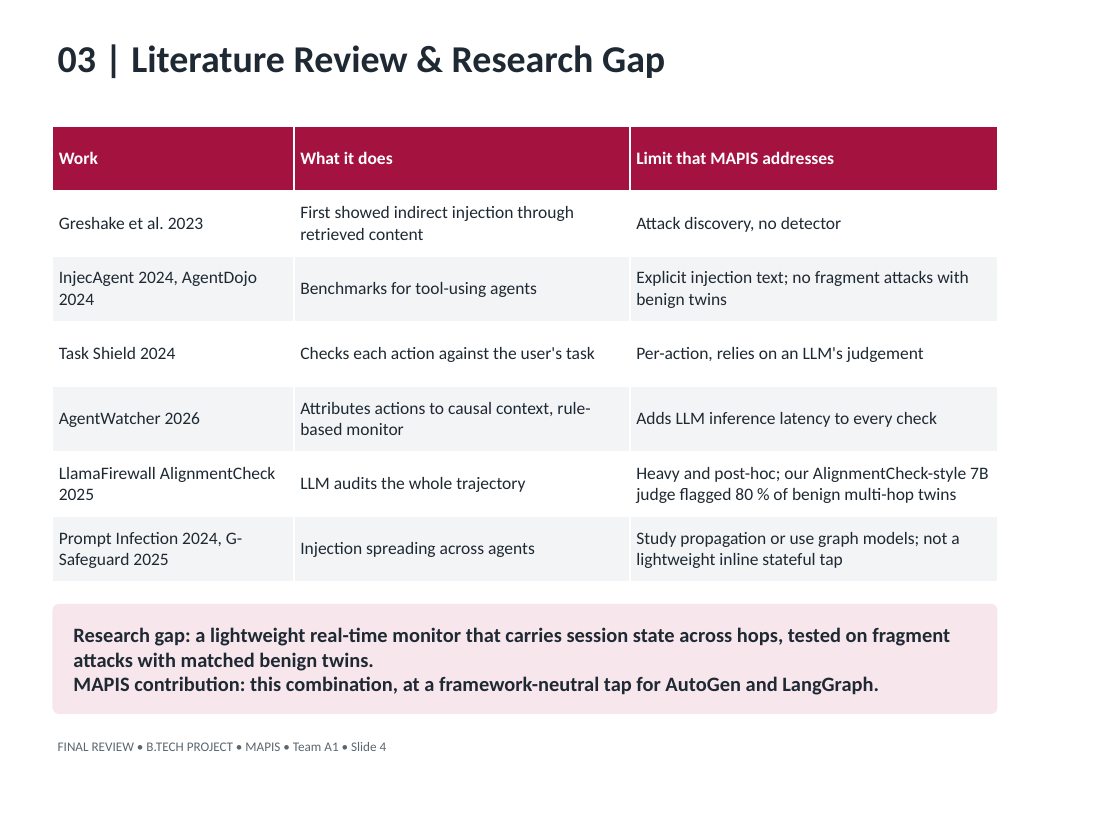
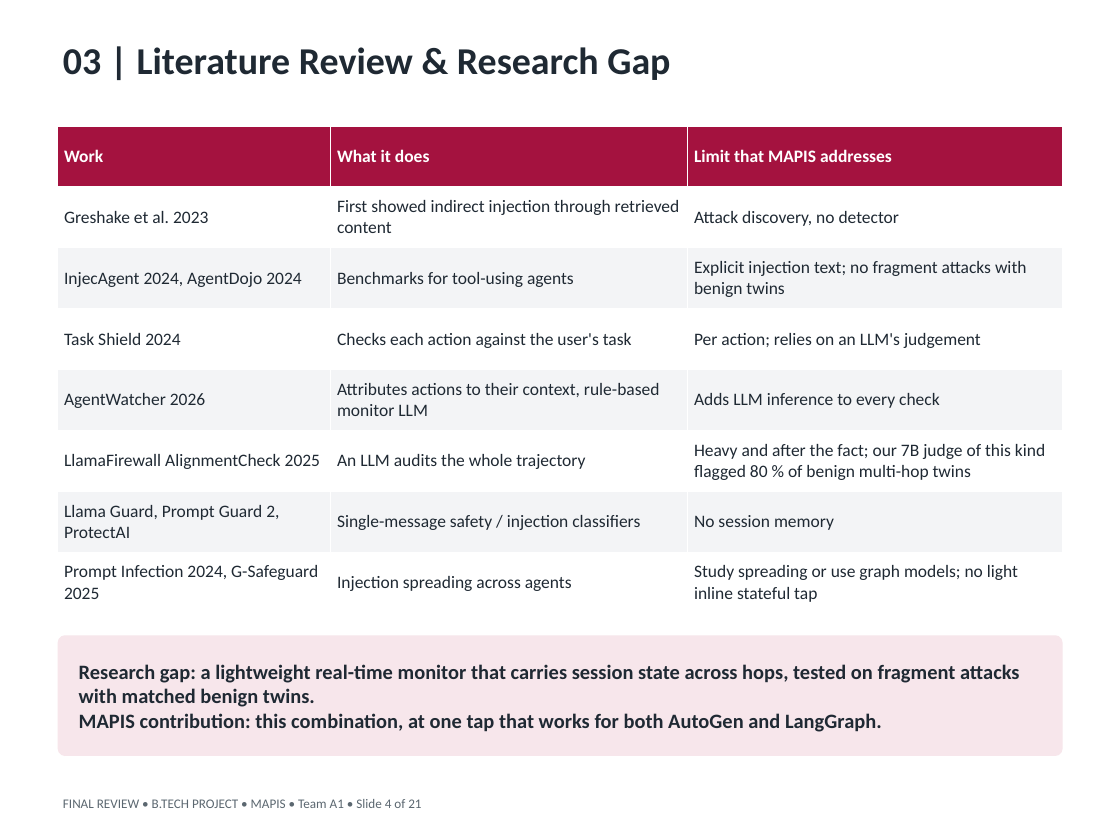
Before and after one commit to Vishnu868/Mapis, a slide deck: slide 4 of docs/presentation/MAPIS_Final_Review.pptx. Drawn at 1120x840 pixels with LibreOffice and Linux fonts; fonts in the diff are those of the drawing. Boxes give left, top, right and bottom in pixels: in the first picture for what was removed or moved away, otherwise in the second. Text is boxed around its words. In the diff, an @@ line names an element or a change of style, - is before the commit and + after.

Commit message:
Final review deck: 21 slides on the First Review template with the latest 5-seed and tampering-check results; replaces the Beamer deck in docs/final

```diff
--- a/docs/presentation/MAPIS_Final_Review.pptx
+++ b/docs/presentation/MAPIS_Final_Review.pptx
@@ text "03 | Literature Review & ...": place and size @@
-text "03 | Literature Review & ..." at (58, 45, 665, 78)
+text "03 | Literature Review & ..." at (63, 47, 670, 80)
@@ table at (58, 126, 1062, 613) @@
-row 4: Task Shield 2024 | Checks each action against the user's task | Per-action, relies on an LLM's judgement
-row 5: AgentWatcher 2026 | Attributes actions to causal context, rule-based monitor | Adds LLM inference latency to every check
-row 6: LlamaFirewall AlignmentCheck 2025 | LLM audits the whole trajectory | Heavy and post-hoc; our AlignmentCheck-style 7B judge flagged 80 % of benign multi-hop twins
-row 7: Prompt Infection 2024, G-Safeguard 2025 | Injection spreading across agents | Study propagation or use graph models; not a lightweight inline stateful tap
+row 4: Task Shield 2024 | Checks each action against the user's task | Per action; relies on an LLM's judgement
+row 5: AgentWatcher 2026 | Attributes actions to their context, rule-based monitor LLM | Adds LLM inference to every check
+row 6: LlamaFirewall AlignmentCheck 2025 | An LLM audits the whole trajectory | Heavy and after the fact; our 7B judge of this kind flagged 80 % of benign multi-hop twins
+row 7: Llama Guard, Prompt Guard 2, ProtectAI | Single-message safety / injection classifiers | No session memory
+row 8: Prompt Infection 2024, G-Safeguard 2025 | Injection spreading across agents | Study spreading or use graph models; no light inline stateful tap
@@ table: place and size @@
-table at (52, 126, 997, 582)
+table at (58, 126, 1062, 613)
@@ rounded rectangle: place and size @@
-rounded rectangle at (52, 604, 997, 714)
+rounded rectangle at (58, 635, 1062, 756)
@@ text "Research gap: a lightweight real-time ...": place and size @@
-text "Research gap: a lightweight real-time ..." at (73, 627, 950, 695)
+text "Research gap: a lightweight real-time ..." at (79, 664, 1020, 732)
@@ text at (79, 713, 882, 732): text changed @@
-MAPIS contribution: this combination, at a framework-neutral tap for AutoGen and LangGraph.
+MAPIS contribution: this combination, at one tap that works for both AutoGen and LangGraph.
@@ text at (63, 799, 421, 808): text changed @@
-FINAL REVIEW • B.TECH PROJECT • MAPIS • Team A1 • Slide 4
+FINAL REVIEW • B.TECH PROJECT • MAPIS • Team A1 • Slide 4 of 21
```
Also in this commit, not shown: 13 other slides changed, 7 slides added, 3 slides removed, 6 other files.
